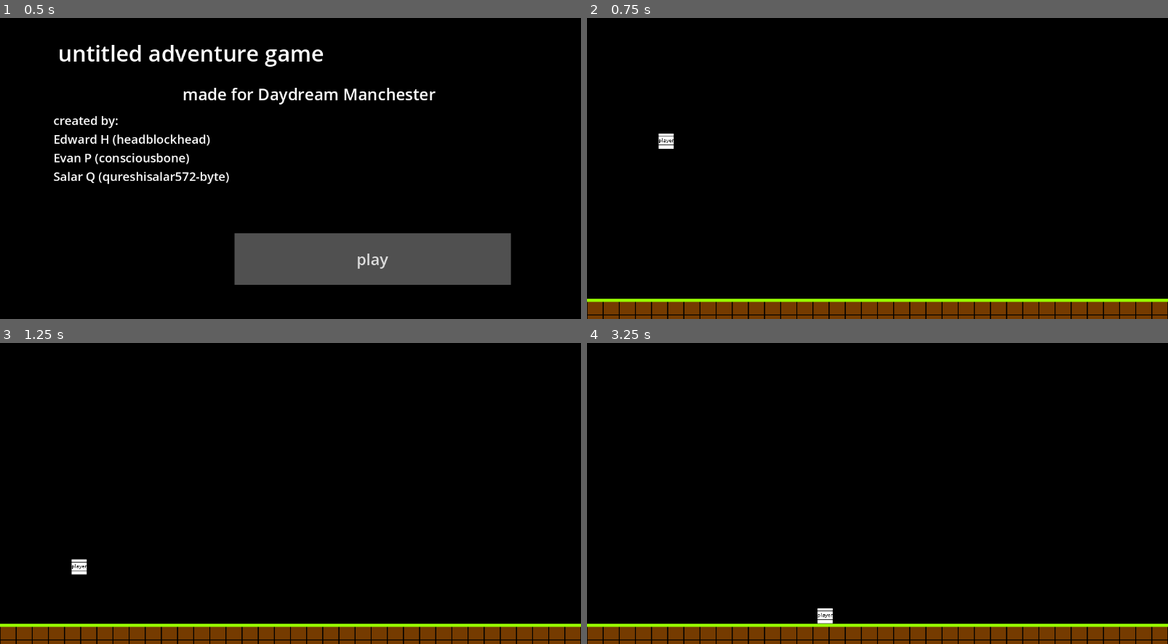
Above: before the commit, frames 1-4 (two rows, left to right).
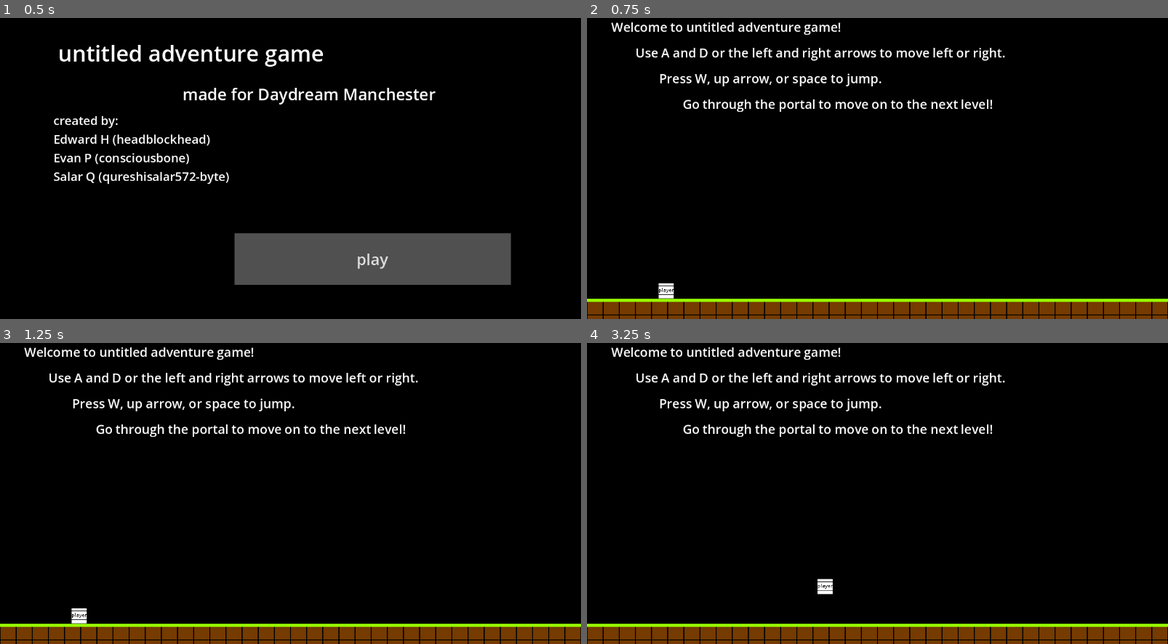
Above: after the commit, the same moments.

Repository: headblockhead/daydream-manchester
Game: Godot game, scene res://TitleScreen/title_screen.tscn
Same seed, same stepped clock (60 frames per second), same inputs: the game is played once before the commit and once after it.
Inputs:
- Up to frame 1 (0.5 s): no input
- Up to frame 2 (0.75 s): click "play" at 0.5 s
- Up to frame 3 (1.25 s): no input
- Up to frame 4 (3.25 s): tap W at 1.25, 2, 2.75 s; hold Right (ui_right) 1.28-2.78 s; tap Enter (ui_accept) at 1.35, 2.3, 2.85 s; tap Up (jump, bound only after the commit) at 1.52, 1.55, 1.82, 2.1, 2.27, 2.57, 3.05 s; hold Left (ui_left) from 2.78 s (still down)

Frame 1 is identical in both runs. In frame 2, 3.1% of the frame differs, in the area x 4-72%, y 1-94%; in frame 3, 3.1%; in frame 4, 3.1%.

Commit message:
add text to start world

Diff:
--- a/player_character_body_2d.gd
+++ b/player_character_body_2d.gd
@@ -11,12 +11,12 @@
 		velocity += get_gravity() * delta
 
 	# Handle jump.
-	if Input.is_action_just_pressed("ui_accept") and is_on_floor():
+	if Input.is_action_just_pressed("jump") and is_on_floor():
 		velocity.y = JUMP_VELOCITY
 
 	# Get the input direction and handle the movement/deceleration.
 	# As good practice, you should replace UI actions with custom gameplay actions.
-	var direction := Input.get_axis("ui_left", "ui_right")
+	var direction := Input.get_axis("left", "right")
 	if direction:
 		velocity.x = direction * SPEED
 	else:
--- a/project.godot
+++ b/project.godot
@@ -15,6 +15,28 @@
 config/features=PackedStringArray("4.5", "GL Compatibility")
 config/icon="res://icon.svg"
 
+[input]
+
+left={
+"deadzone": 0.2,
+"events": [Object(InputEventKey,"resource_local_to_scene":false,"resource_name":"","device":-1,"window_id":0,"alt_pressed":false,"shift_pressed":false,"ctrl_pressed":false,"meta_pressed":false,"pressed":false,"keycode":0,"physical_keycode":4194319,"key_label":0,"unicode":0,"location":0,"echo":false,"script":null)
+, Object(InputEventKey,"resource_local_to_scene":false,"resource_name":"","device":-1,"window_id":0,"alt_pressed":false,"shift_pressed":false,"ctrl_pressed":false,"meta_pressed":false,"pressed":false,"keycode":0,"physical_keycode":65,"key_label":0,"unicode":97,"location":0,"echo":false,"script":null)
+]
+}
+right={
+"deadzone": 0.2,
+"events": [Object(InputEventKey,"resource_local_to_scene":false,"resource_name":"","device":-1,"window_id":0,"alt_pressed":false,"shift_pressed":false,"ctrl_pressed":false,"meta_pressed":false,"pressed":false,"keycode":0,"physical_keycode":4194321,"key_label":0,"unicode":0,"location":0,"echo":false,"script":null)
+, Object(InputEventKey,"resource_local_to_scene":false,"resource_name":"","device":-1,"window_id":0,"alt_pressed":false,"shift_pressed":false,"ctrl_pressed":false,"meta_pressed":false,"pressed":false,"keycode":0,"physical_keycode":68,"key_label":0,"unicode":100,"location":0,"echo":false,"script":null)
+]
+}
+jump={
+"deadzone": 0.2,
+"events": [Object(InputEventKey,"resource_local_to_scene":false,"resource_name":"","device":-1,"window_id":0,"alt_pressed":false,"shift_pressed":false,"ctrl_pressed":false,"meta_pressed":false,"pressed":false,"keycode":0,"physical_keycode":4194320,"key_label":0,"unicode":0,"location":0,"echo":false,"script":null)
+, Object(InputEventKey,"resource_local_to_scene":false,"resource_name":"","device":-1,"window_id":0,"alt_pressed":false,"shift_pressed":false,"ctrl_pressed":false,"meta_pressed":false,"pressed":false,"keycode":0,"physical_keycode":87,"key_label":0,"unicode":119,"location":0,"echo":false,"script":null)
+, Object(InputEventKey,"resource_local_to_scene":false,"resource_name":"","device":-1,"window_id":0,"alt_pressed":false,"shift_pressed":false,"ctrl_pressed":false,"meta_pressed":false,"pressed":false,"keycode":0,"physical_keycode":32,"key_label":0,"unicode":32,"location":0,"echo":false,"script":null)
+]
+}
+
 [rendering]
 
 renderer/rendering_method="gl_compatibility"
--- a/world0.tscn
+++ b/world0.tscn
@@ -175,8 +175,40 @@
 [node name="Node2D" type="Node2D"]
 
 [node name="Node2D" parent="." instance=ExtResource("2_luep3")]
-position = Vector2(157, 283)
+position = Vector2(157, 592)
 
 [node name="TileMapLayer" type="TileMapLayer" parent="."]
 tile_map_data = PackedByteArray("AAAAABQAAQABAAEAAAABABQAAQABAAEAAAACABQAAQABAAEAAAADABQAAQABAAEAAAAEABQAAQABAAEAAAAFAB …(1792 unchanged characters)…
 tile_set = SubResource("TileSet_i3pqv")
+
+[node name="InfoLabel1" type="Label" parent="."]
+offset_left = 48.0
+offset_top = 51.0
+offset_right = 340.0
+offset_bottom = 74.0
+theme_override_font_sizes/font_size = 25
+text = "Welcome to untitled adventure game!"
+
+[node name="InfoLabel2" type="Label" parent="."]
+offset_left = 96.0
+offset_top = 102.0
+offset_right = 830.0
+offset_bottom = 137.0
+theme_override_font_sizes/font_size = 25
+text = "Use A and D or the left and right arrows to move left or right."
+
+[node name="InfoLabel3" type="Label" parent="."]
+offset_left = 143.0
+offset_top = 153.0
+offset_right = 877.0
+offset_bottom = 188.0
+theme_override_font_sizes/font_size = 25
+text = "Press W, up arrow, or space to jump."
+
+[node name="InfoLabel4" type="Label" parent="."]
+offset_left = 190.0
+offset_top = 204.0
+offset_right = 924.0
+offset_bottom = 239.0
+theme_override_font_sizes/font_size = 25
+text = "Go through the portal to move on to the next level!"
Not shown: 1 places in player.tscn that only renumber resources
Not shown: 1 places in world0.tscn that only renumber resources
